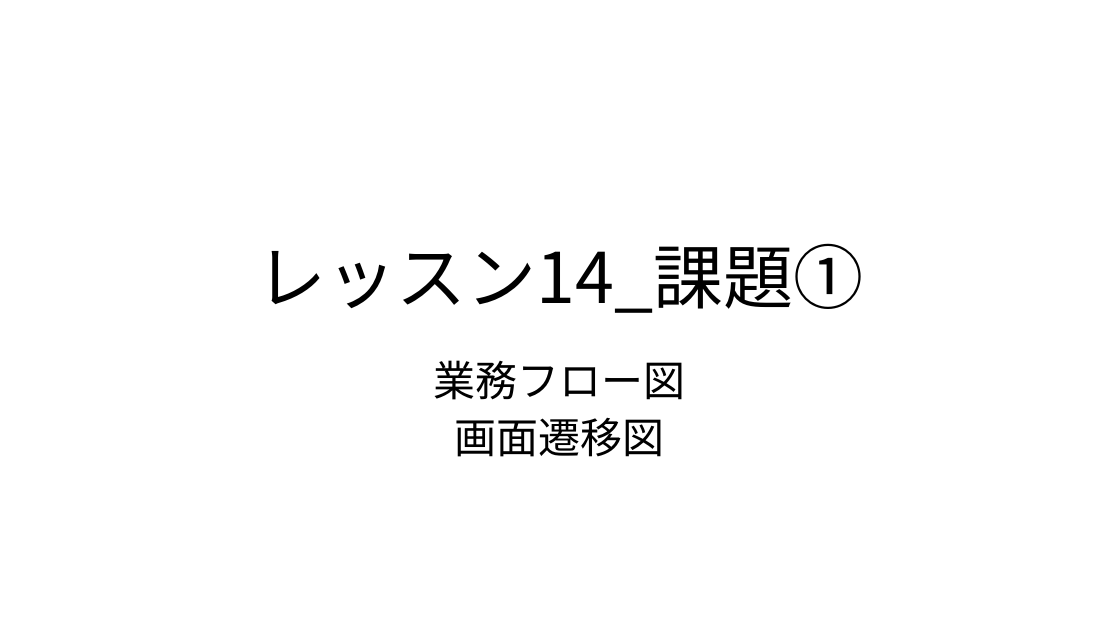
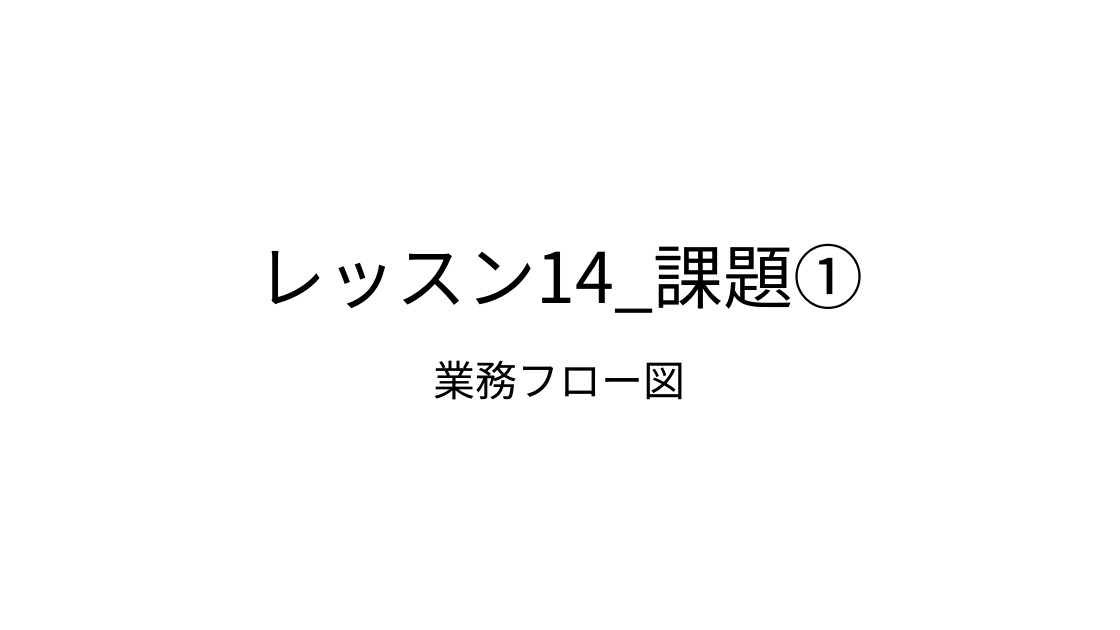
Before and after one commit to yuki-nishijima3/------, a slide deck: slide 1 of 14_extratask/01_Attendance/レッスン14_課題①.pptx. Drawn at 1120x630 pixels with LibreOffice and Linux fonts; fonts in the diff are those of the drawing. Boxes give left, top, right and bottom in pixels: in the first picture for what was removed or moved away, otherwise in the second. Text is boxed around its words. In the diff, an @@ line names an element or a change of style, - is before the commit and + after.

Commit message:
バックエンドの課題完了

```diff
--- a/14_extratask/01_Attendance/レッスン14_課題①.pptx
+++ b/14_extratask/01_Attendance/レッスン14_課題①.pptx
@@ subtitle at box(455, 417, 665, 457): paragraph removed @@
-画面遷移図
```
Also in this commit, not shown: 1 other slide changed, 1 slide removed, 6 other files.
